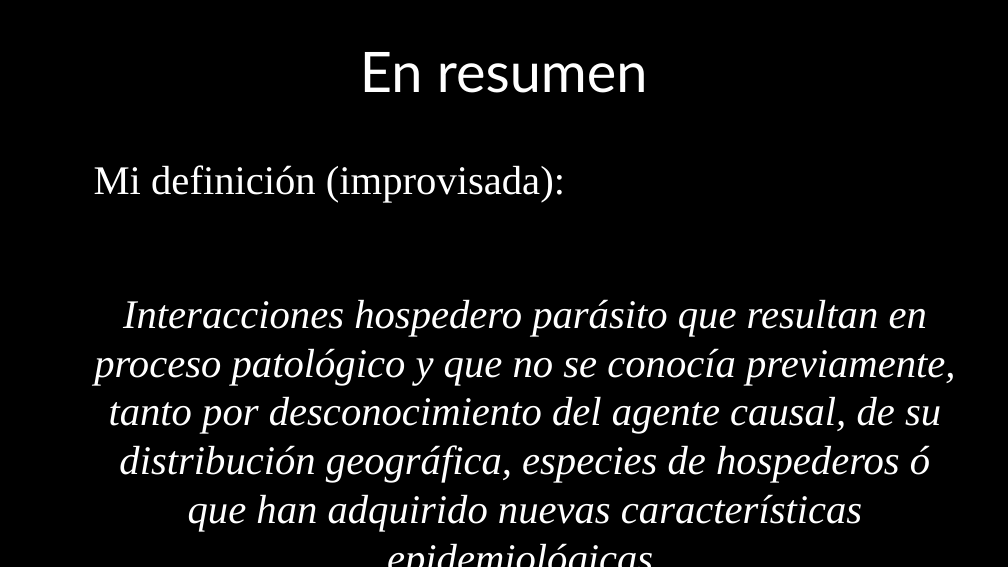
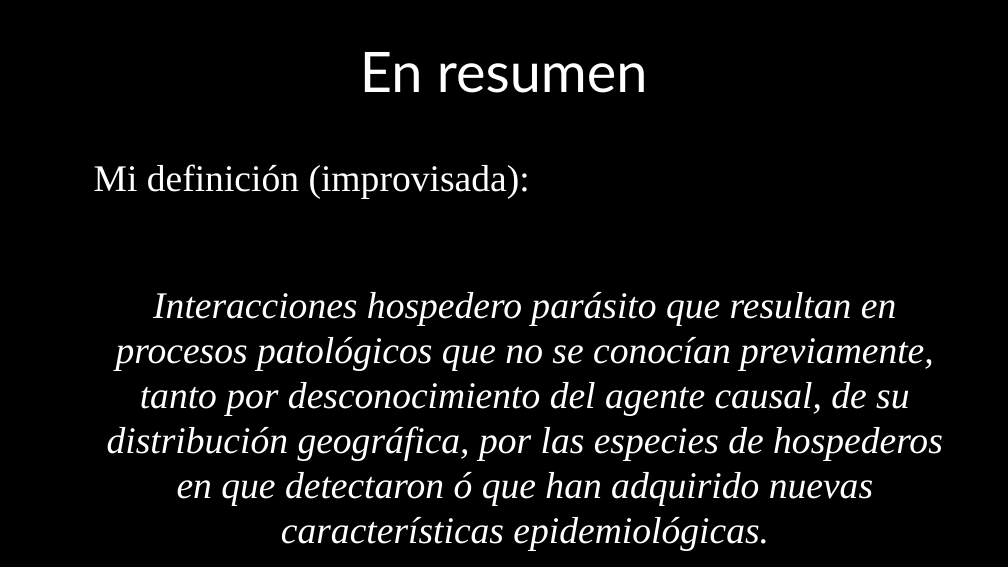
Before and after one commit to gerardommc/Medicina-Cons, a slide deck: slide 8 of Emergentes.odp. Drawn at 1008x567 pixels with LibreOffice and Linux fonts; fonts in the diff are those of the drawing. Boxes give left, top, right and bottom in pixels: in the first picture for what was removed or moved away, otherwise in the second. Text is boxed around its words. In the diff, an @@ line names an element or a change of style, - is before the commit and + after.

```diff
--- a/Emergentes.odp
+++ b/Emergentes.odp
@@ text at (x1=94, y1=164, x2=530, y2=199): size 32 to 29.6 pt in "Mi definición (improvisada):" @@
@@ text at (x1=107, y1=292, x2=943, y2=506): text changed; size 32 to 29.6 pt @@
-Interacciones hospedero parásito que resultan en proceso patológico y que no se conocía previamente, tanto por desconocimiento del agente causal, de su distribución geográfica, especies de hospederos ó que han adquirido nuevas características epidemiológicas.
+Interacciones hospedero parásito que resultan en procesos patológicos que no se conocían previamente, tanto por desconocimiento del agente causal, de su distribución geográfica, por las especies de hospederos en que detectaron ó que han adquirido nuevas características epidemiológicas.
```
Also in this commit, not shown: 3 other files.
